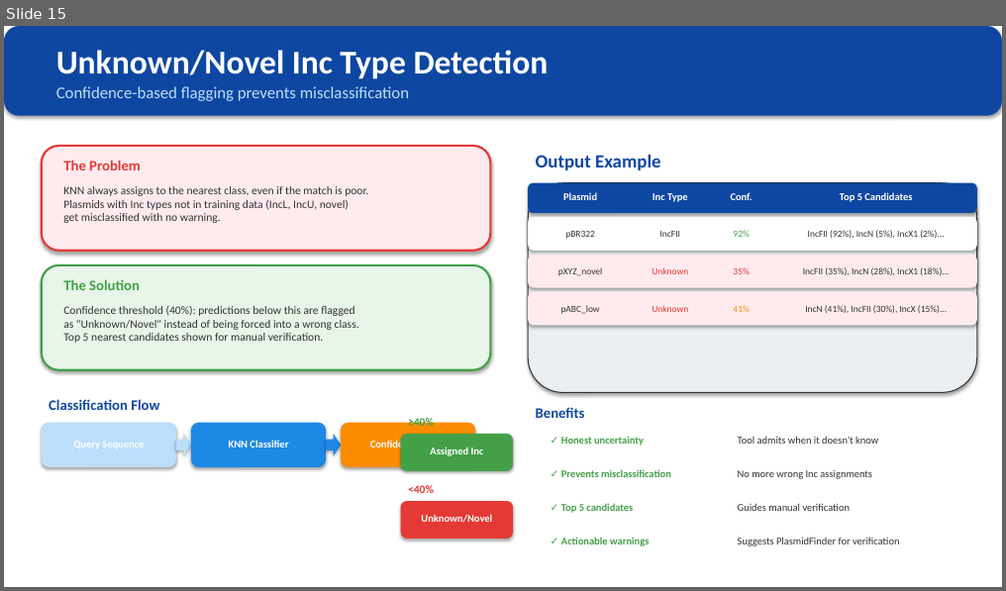
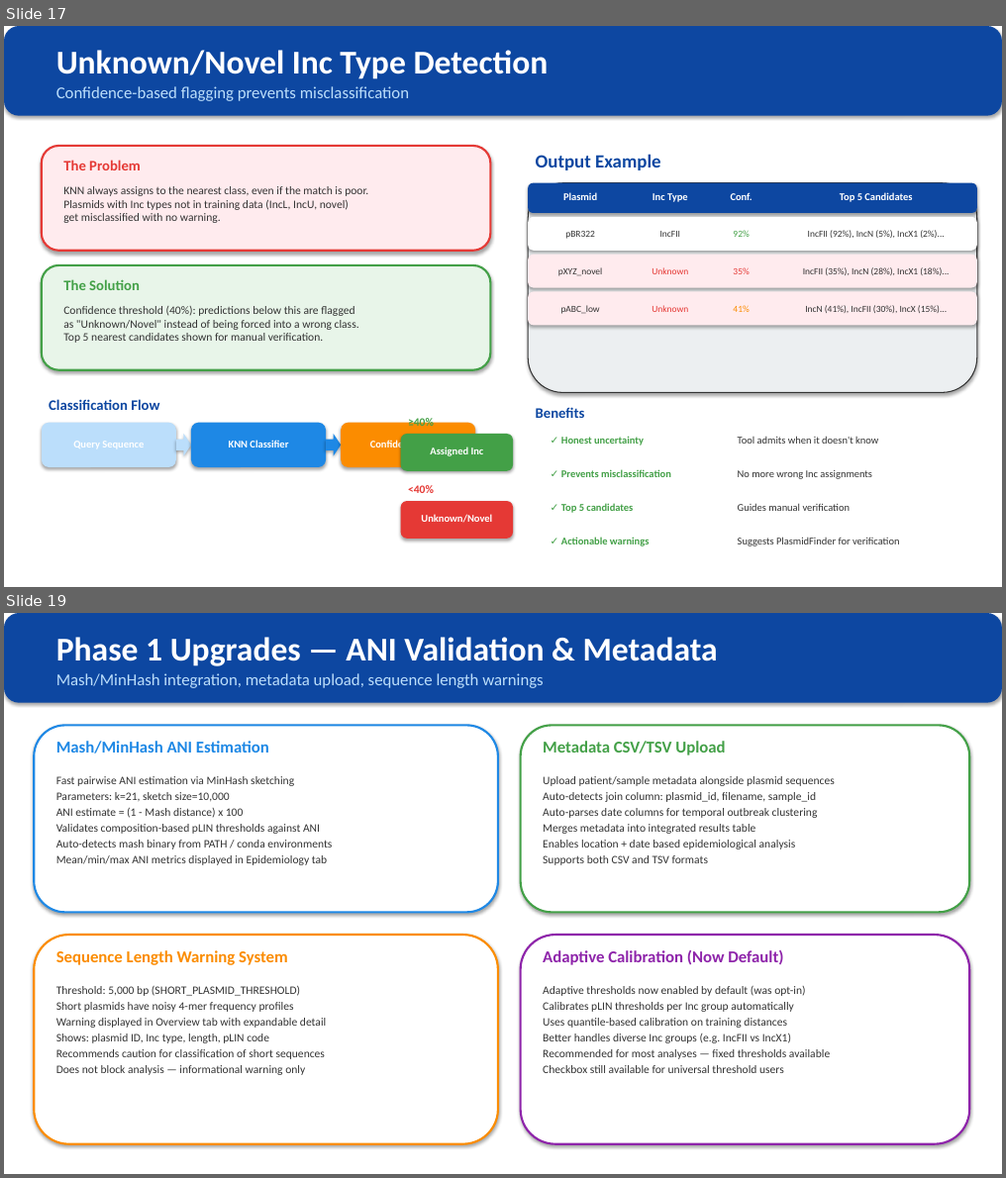
Before and after one commit to xavierbasilbritto-hub/pLIN-plasmid-classification, a slide deck: output/pLIN_Tool_Architecture.pptx. Shown one above the other, each under a label of ours: slide 15 before the commit, slides 17 and 19 after it; the slides between them are not shown. The pictures are 1006x591 and 1006x1178 pixels, drawn with LibreOffice and Linux fonts; fonts in the diff are those of the drawing. Boxes give left, top, right and bottom in pixels: in the first picture for what was removed or moved away, otherwise in the second. Text is boxed around its words. In the diff, an @@ line names an element or a change of style, - is before the commit and + after.

Commit message:
pLIN v2.1: Phase 1+2 upgrades, manuscript figures, cross-platform installers
- Add 7 Phase 1+2 features to plin_app.py: adaptive calibration, sequence
  length warning, metadata CSV upload, Mash ANI, FastANI, minimap2 SNP
  sub-typing, temporal outbreak clustering
- Expand Inc classifier to 20 groups (6,998 training samples, 92.2% accuracy)
- Add 5 manuscript figures (Figures 8-12): pipeline overview, classification
  system, method comparison, v2.1 upgrades, Inc training performance
- Update manuscript with expanded introduction, v2.1 methods/discussion,
  figure references, and GitHub links
- Add cross-platform install scripts (install_pLIN.sh, install_pLIN.bat)
- Rewrite README with comprehensive installation and usage guides
- Update PowerPoint to 21 slides with L1-L6 naming and new feature slides
- Add reference/ and sequences.fasta to .gitignore (too large for GitHub)

```diff
--- a/output/pLIN_Tool_Architecture.pptx
+++ b/output/pLIN_Tool_Architecture.pptx
@@ slide 19 added at bbox=[4, 613, 1002, 1174], background #FFFFFF @@
@@ rounded rectangle added at bbox=[4, 613, 1002, 703], fill #0D47A1 @@
@@ text added at bbox=[56, 637, 718, 666], 32 pt, text #FFFFFF, bold @@
+Phase 1 Upgrades — ANI Validation & Metadata
@@ text added at bbox=[56, 673, 544, 688], 16 pt, text #BBDEFB @@
+Mash/MinHash integration, metadata upload, sequence length warnings
@@ rounded rectangle added at bbox=[34, 725, 498, 912], fill #FFFFFF, outline #1E88E5 2 pt @@
@@ rounded rectangle added at bbox=[521, 725, 969, 912], fill #FFFFFF, outline #43A047 2 pt @@
@@ text added at bbox=[56, 741, 269, 754], 16 pt, text #1E88E5, bold @@
+Mash/MinHash ANI Estimation
@@ text added at bbox=[543, 741, 725, 756], 16 pt, text #43A047, bold @@
+Metadata CSV/TSV Upload
@@ text added at bbox=[56, 776, 332, 865], 11 pt, text #333333 @@
+Fast pairwise ANI estimation via MinHash sketching
+Parameters: k=21, sketch size=10,000
+ANI estimate = (1 - Mash distance) x 100
+Validates composition-based pLIN thresholds against ANI
+Auto-detects mash binary from PATH / conda environments
+Mean/min/max ANI metrics displayed in Epidemiology tab
@@ text added at bbox=[543, 776, 834, 865], 11 pt, text #333333 @@
+Upload patient/sample metadata alongside plasmid sequences
+Auto-detects join column: plasmid_id, filename, sample_id
+Auto-parses date columns for temporal outbreak clustering
+Merges metadata into integrated results table
+Enables location + date based epidemiological analysis
+Supports both CSV and TSV formats
@@ rounded rectangle added at bbox=[34, 935, 498, 1145], fill #FFFFFF, outline #FB8C00 2 pt @@
@@ rounded rectangle added at bbox=[521, 935, 969, 1145], fill #FFFFFF, outline #8E24AA 2 pt @@
@@ text added at bbox=[56, 951, 288, 965], 16 pt, text #FB8C00, bold @@
+Sequence Length Warning System
@@ text added at bbox=[543, 951, 783, 965], 16 pt, text #8E24AA, bold @@
+Adaptive Calibration (Now Default)
@@ text added at bbox=[56, 985, 326, 1075], 11 pt, text #333333 @@
+Threshold: 5,000 bp (SHORT_PLASMID_THRESHOLD)
+Short plasmids have noisy 4-mer frequency profiles
+Warning displayed in Overview tab with expandable detail
+Shows: plasmid ID, Inc type, length, pLIN code
+Recommends caution for classification of short sequences
+Does not block analysis — informational warning only
@@ text added at bbox=[543, 986, 830, 1073], 11 pt, text #333333 @@
+Adaptive thresholds now enabled by default (was opt-in)
+Calibrates pLIN thresholds per Inc group automatically
+Uses quantile-based calibration on training distances
+Better handles diverse Inc groups (e.g. IncFII vs IncX1)
+Recommended for most analyses — fixed thresholds available
+Checkbox still available for universal threshold users
@@ what was slide 15 is now slide 17 @@
```
Also in this commit, not shown: 13 slides changed, 4 other slides added, 29 other files.
